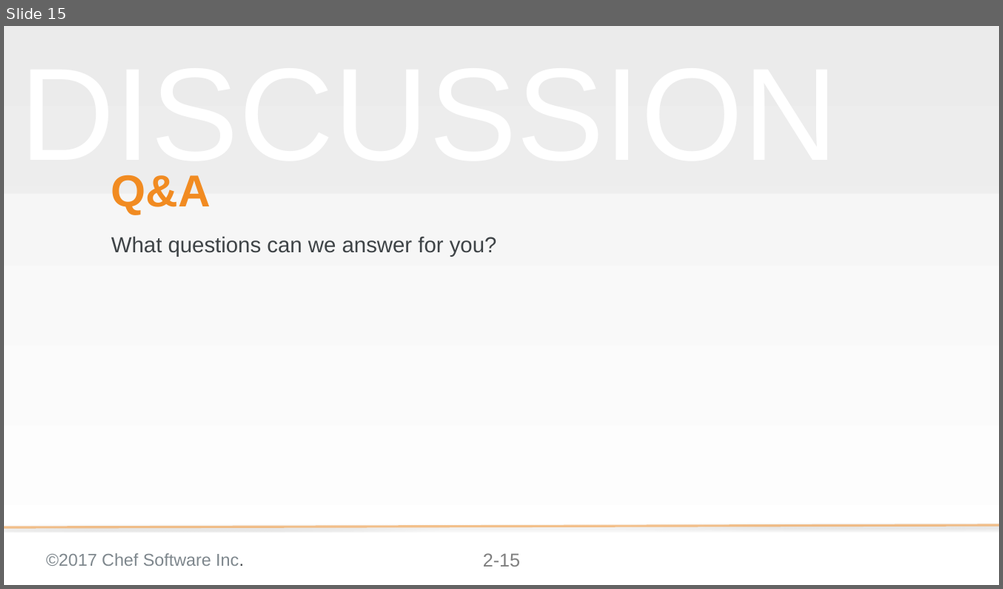
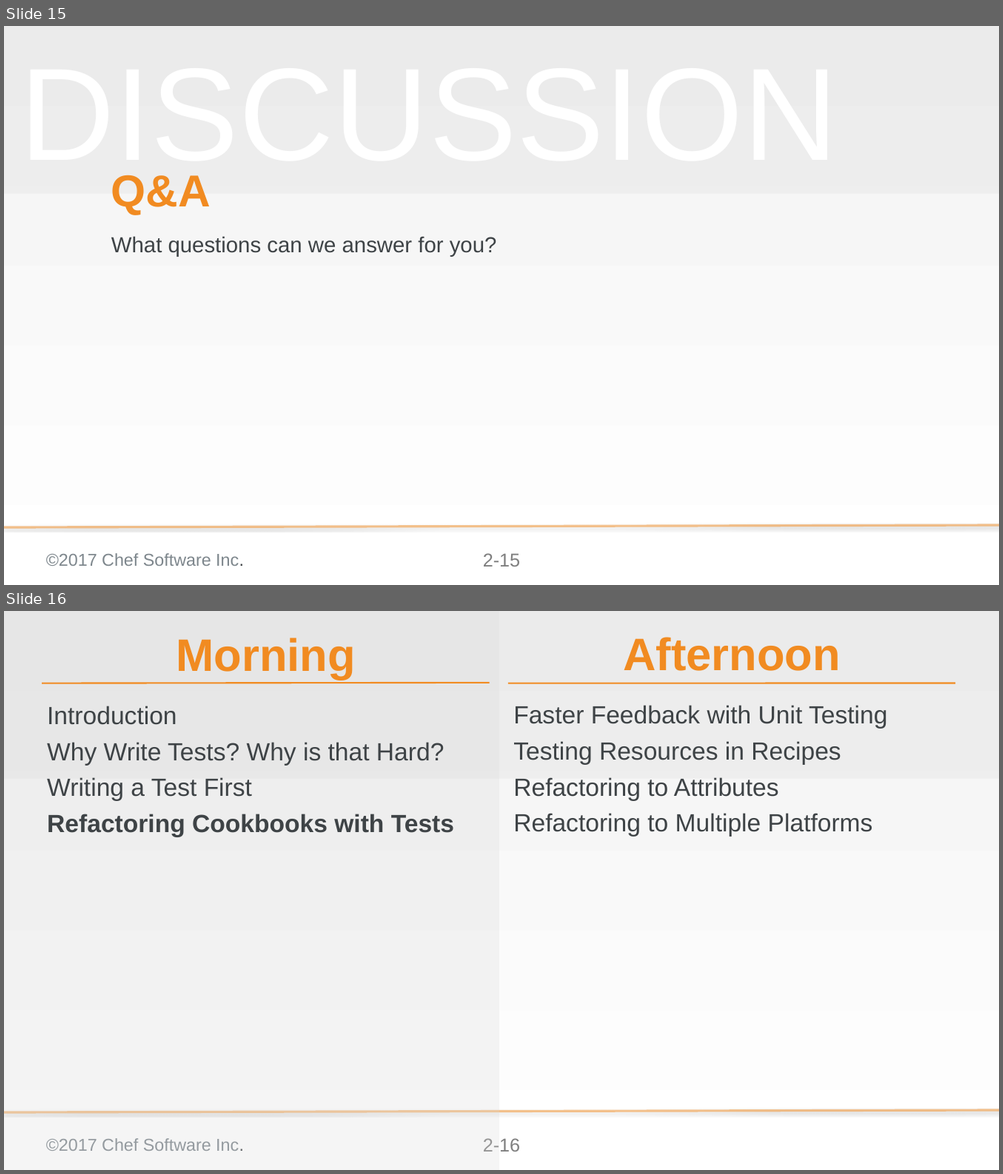
Before and after one commit to ericheiser/chef-intermediate, a slide deck: 02-why_write_tests_why_is_that_hard.pptx. Shown one above the other, each under a label of ours: slide 15 before the commit, slides 15 and 16 after it. The pictures are 1003x589 and 1003x1174 pixels, drawn with LibreOffice and Linux fonts; fonts in the diff are those of the drawing; background and template pictures are left out. Boxes give left, top, right and bottom in pixels: in the first picture for what was removed or moved away, otherwise in the second. Text is boxed around its words. In the diff, an @@ line names an element or a change of style, - is before the commit and + after.

```diff
--- a/02-why_write_tests_why_is_that_hard.pptx
+++ b/02-why_write_tests_why_is_that_hard.pptx
@@ slide 16 added at (4, 611, 999, 1170), background gradient #F2F2F2 to #FFFFFF; not listed: 4 template elements that a slide beside it also shows @@
@@ rectangle added at (4, 611, 499, 1170), fill #D9D9D9 at 25% opacity @@
@@ text added at (176, 638, 356, 680), 58.7 pt, text #F18B21, bold @@
+Morning
@@ text added at (623, 637, 840, 671), 58.7 pt, text #F18B21, bold @@
+Afternoon
@@ line added from (42, 684) to (489, 683), #F18B21 2 pt @@
@@ line added from (508, 684) to (955, 684), #F18B21 2 pt @@
@@ text added at (47, 706, 454, 837), 32 pt, text #3E4346 @@
+Introduction
+Why Write Tests? Why is that Hard?
+Writing a Test First
+Refactoring Cookbooks with Tests
@@ text added at (513, 705, 887, 837), 32 pt, text #3E4346 @@
+Faster Feedback with Unit Testing
+Testing Resources in Recipes
+Refactoring to Attributes
+Refactoring to Multiple Platforms
```
Also in this commit, not shown: 10 other files.
